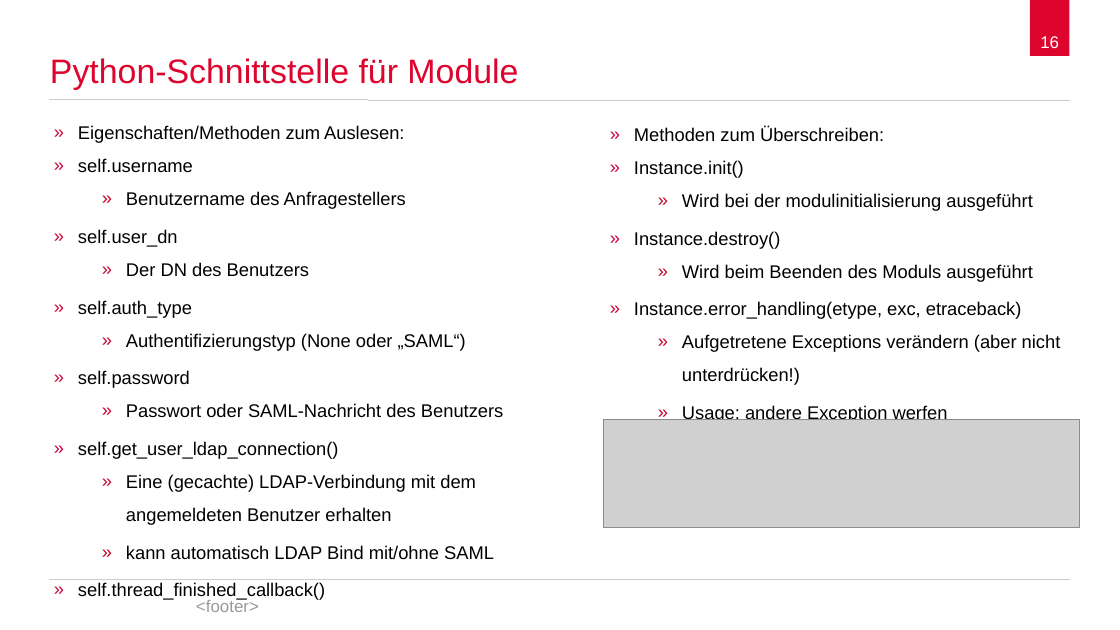
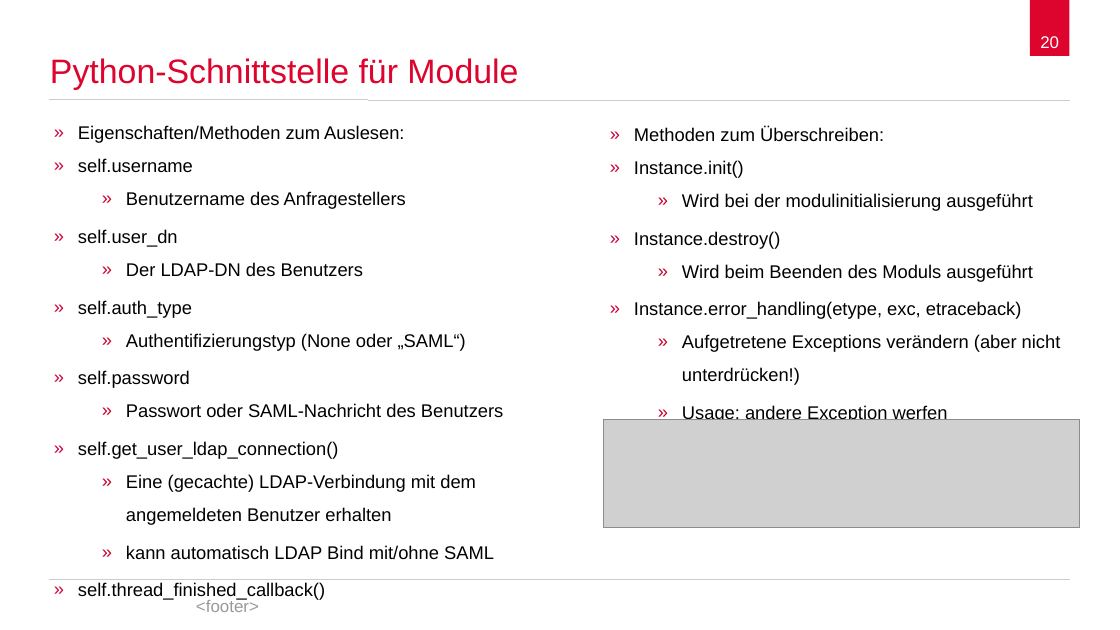
Before and after one commit to spaceone/presentations, a slide deck: slide 20 of univention-management-console/univention-management-console.odp (slide 16 before the commit). Drawn at 1120x630 pixels with LibreOffice and Linux fonts; fonts in the diff are those of the drawing; grey boxes stand for pictures; background and template pictures are left out. Boxes give left, top, right and bottom in pixels: in the first picture for what was removed or moved away, otherwise in the second. Text is boxed around its words. In the diff, an @@ line names an element or a change of style, - is before the commit and + after.

```diff
--- a/univention-management-console/univention-management-console.odp
+++ b/univention-management-console/univention-management-console.odp
@@ page number at box(1040, 36, 1059, 48): text changed @@
-16
+20
@@ text at box(126, 262, 363, 276): text changed @@
-    » Der DN des Benutzers
+    » Der LDAP-DN des Benutzers
```
Also in this commit, not shown: 9 other slides changed, 2 slides added, 2 slides removed.
